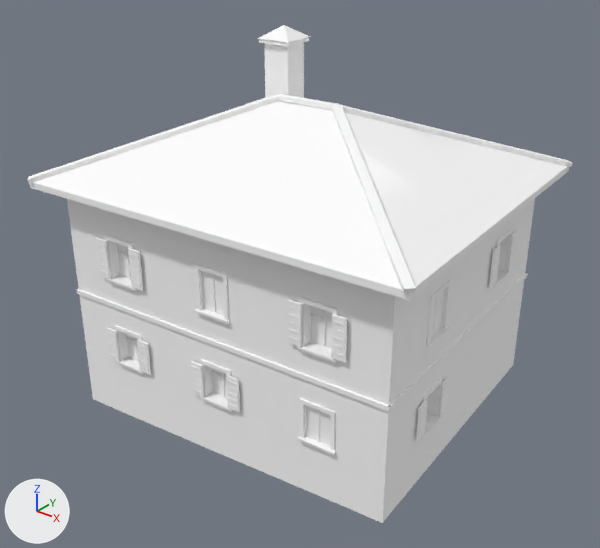
Before and after pictures for a commit that changed the glTF model games/yorimichi/assets/belmonte/meshes/SM_BM_BVV_Farm_Cascine.glb.
Both versions are drawn from a 50 mm camera at (14.64, -18.62, 15.08) aimed at (0.23, -0.6, 3.91). The axes (+X, +Y, +Z) are drawn at lower left. The lights are the same throughout. The first picture is the older version. Vertices at exactly the same position are counted once.

Names of what the first picture shows: 'SM_BM_BVV_Farm_Cascine'.
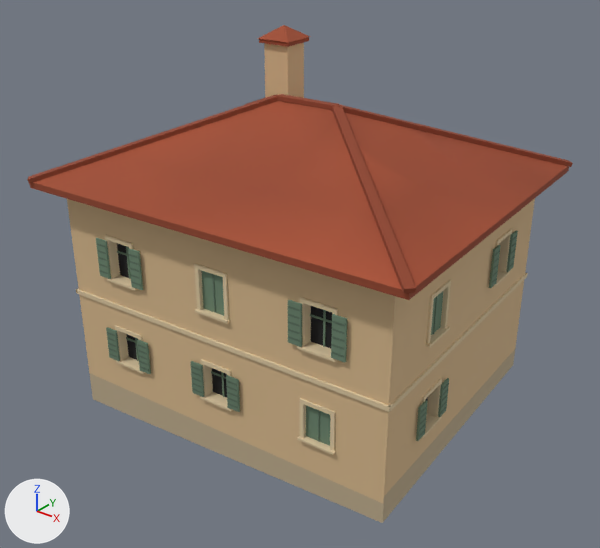
Pixel boxes (x1, y1, x2, y2) of what changed, in the pictures (600 x 548 px):
part 1 of me_sm_bvv_farm_cascine, recoloured (white to beige)
    both: (27, 25, 573, 523)

The edits, one by one:
me_sm_bvv_farm_cascine has 4371 vertices, 5444 faces and spans x -6.65..6.65, y -5.73..5.73, z -0.73..11.07.
me_sm_bvv_farm_cascine is used by ob_sm_bm_bvv_farm_cascine; location (0.0, 0.0, 0.0).
me_sm_bvv_farm_cascine part 1: 5444 faces centred in x -6.58..6.58, y -5.65..5.65, z -0.62..10.83 are repainted in the vertex colours; the middle colour goes from white #ffffff to beige #d7b98d.
